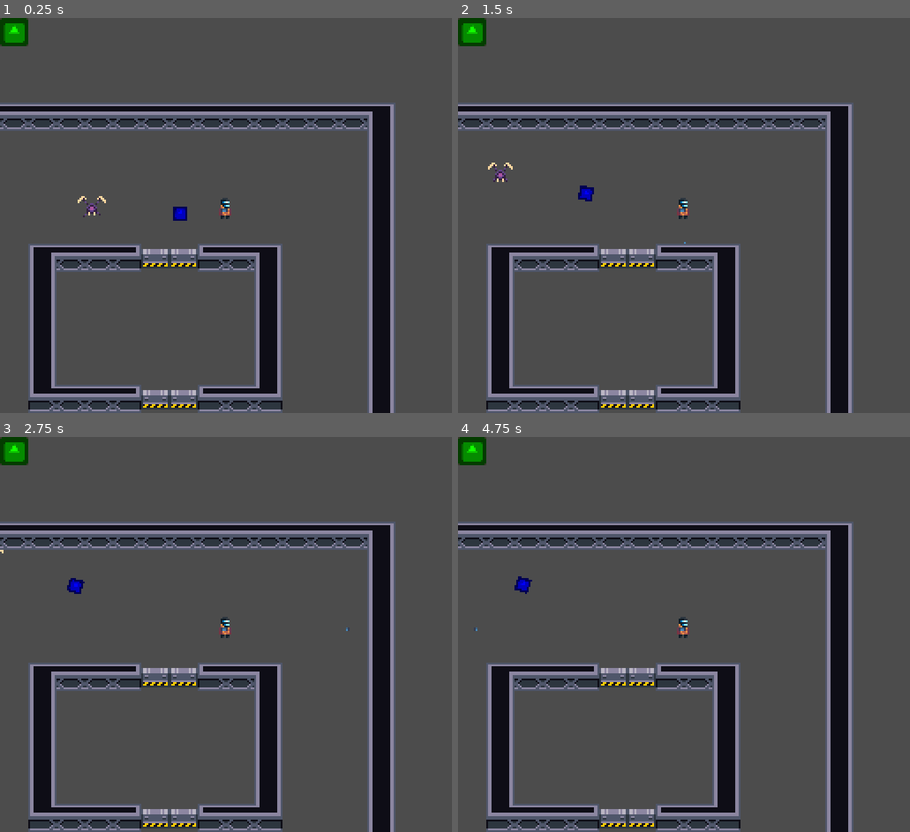
Above: before the commit, frames 1-4 (two rows, left to right).
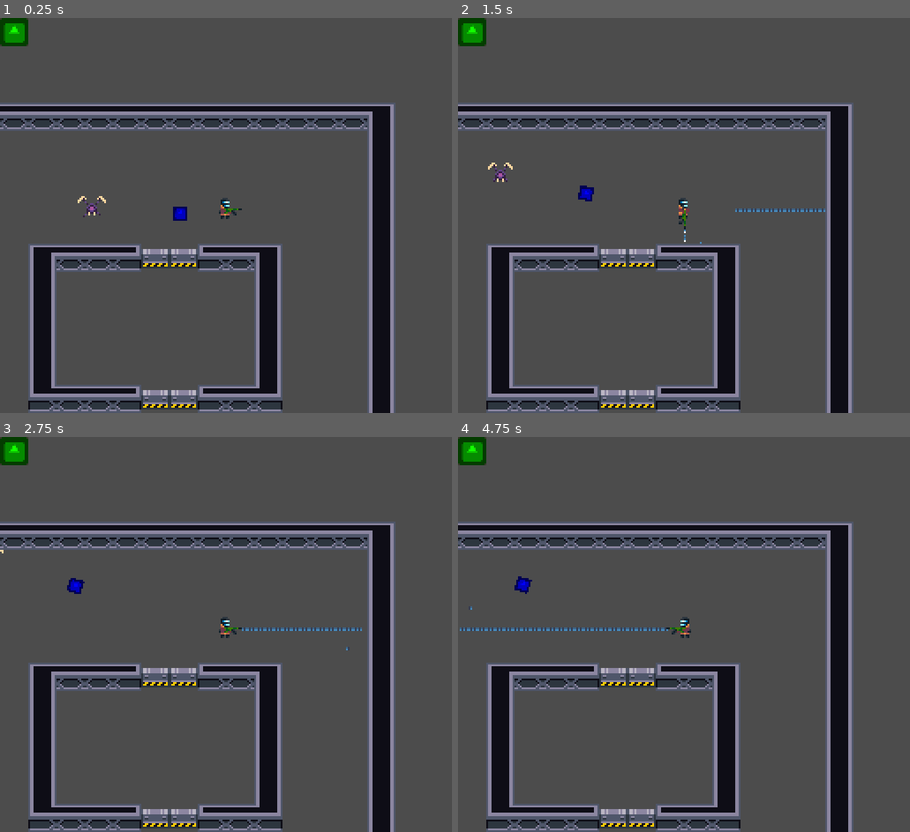
Above: after the commit, the same moments.

Repository: SpaceyLake/Abandon-Ship-LD50
Game: Godot game, scene res://TestWorld.tscn
Same seed, same stepped clock (60 frames per second), same inputs: the game is played once before the commit and once after it. The project has no main scene, so this scene is started directly. The engine's default icon, where the game draws it, is replaced by a stand-in: a white triangle on a blue panel in a dark square.
Inputs:
- Up to frame 1 (0.25 s): no input
- Up to frame 2 (1.5 s): hold Right (fire_right) 0.53-1.28 s; hold Down (fire_down) from 1.28 s (still down)
- Up to frame 3 (2.75 s): release Down (fire_down) at 2.03 s; hold Right (fire_right) from 2.03 s (still down)
- Up to frame 4 (4.75 s): release Right (fire_right) at 2.78 s; hold Up (fire_up) 2.78-3.53 s; tap Enter at 3.5 s; hold Left (fire_left) from 3.53 s (still down); tap Space at 4.25 s

The runs differ from the first frame. In frame 1, less than 0.1% of the frame differs, in the area x 48-54%, y 48-50%; in frame 2, 0.2%; in frame 3, 0.2%; in frame 4, 0.4%, in the area x 0-52%, y 42-51%.

Commit message:
Added Weapon Graphics

Diff:
--- a/Player/Player.gd
+++ b/Player/Player.gd
@@ -6,13 +6,17 @@
 const _max_health = 10
 var _health = 10
 var _input : Vector2 = Vector2.ZERO
+var _fire_input : Vector2 = Vector2.ZERO
 var _velocity : Vector2 = Vector2.ZERO
 export var _velocity_decrease = 0.85
 export var _movement_speed : int = 300
 export var _minimum_velocity : float = 0.01
 #export(Array, PackedScene) var weapons
 export var weapon : PackedScene
-onready var _current_weapon
+onready var _current_weapon = null
+
+onready var _sprite_default = preload("res://Sprites/Player/player_walk.png")
+onready var _sprite_holding = preload("res://Sprites/Player/player_walk_armless.png")
 
 func _ready():
 	Global._player = self
@@ -20,8 +24,12 @@
 	connect("health_changed", Global._UI, "_update_healthbar")
 	emit_signal("max_health_changed", _max_health)
 	emit_signal("health_changed", _health)
-	_current_weapon = Global.instance_node(weapon, $WeaponHoldPoint.global_position, self)
-	pass
+	_current_weapon = Global.instance_node(weapon, $WeaponHoldPoint.global_position, $WeaponHoldPoint)
+
+	if _current_weapon == null:
+		$Sprite.set_texture(_sprite_default)
+	else:
+		$Sprite.set_texture(_sprite_holding)
 
 func _physics_process(delta):
 	_input = Vector2(Input.get_action_strength("move_right") - Input.get_action_strength("move_left"),
@@ -32,18 +40,36 @@
 	if abs(_velocity.y) < _minimum_velocity: _velocity = Vector2(_velocity.x, 0)
 	_velocity = move_and_slide(_velocity, Vector2.ZERO, false)
 
-	if Input.is_action_just_pressed("fire_up"): _current_weapon._fire(Vector2.UP)
-	if Input.is_action_just_pressed("fire_down"): _current_weapon._fire(Vector2.DOWN)
-	if Input.is_action_just_pressed("fire_left"): _current_weapon._fire(Vector2.LEFT)
-	if Input.is_action_just_pressed("fire_right"): _current_weapon._fire(Vector2.RIGHT)
+	_fire_input = Vector2.ZERO
+	if Input.is_action_pressed("fire_up"):
+		_fire_input = Vector2.UP
+		_current_weapon._fire(_fire_input)
+	if Input.is_action_pressed("fire_down"):
+		_fire_input = Vector2.DOWN
+		_current_weapon._fire(_fire_input)
+	if Input.is_action_pressed("fire_left"):
+		_fire_input = Vector2.LEFT
+		_current_weapon._fire(_fire_input)
+	if Input.is_action_pressed("fire_right"):
+		_fire_input = Vector2.RIGHT
+		_current_weapon._fire(_fire_input)
 
 	#Animation
 	if _input == Vector2.ZERO:
 		$AnimationPlayer.play("Idle")
+		_current_weapon._set_animation(true, Vector2(_fire_input.x +_input.x*0.5, _fire_input.y))
 	else:
 		$AnimationPlayer.play("Walk")
-		if _input.x != 0:
-			$Sprite.flip_h = _input.x < 0
+		_current_weapon._set_animation(false, Vector2(_fire_input.x +_input.x*0.5, _fire_input.y))
+
+	if _fire_input.x != 0:
+		$Sprite.flip_h = _fire_input.x < 0
+		$WeaponHoldPoint.position.x = 2.5 * -sign(_fire_input.x)
+		_current_weapon._set_right(_fire_input.x > 0)
+	elif _input.x != 0:
+		$Sprite.flip_h = _input.x < 0
+		$WeaponHoldPoint.position.x = 2.5 * -sign(_input.x)
+		_current_weapon._set_right(_input.x > 0)
 
 func _exit_tree():
 	Global._player = null
--- a/Weapons/Weapon.gd
+++ b/Weapons/Weapon.gd
@@ -6,3 +6,23 @@
 func _fire(direction : Vector2):
 	var bullet_instance = Global.instance_node(bullet, mussle.global_position, Global._node_creation_parent)
 	bullet_instance._fire(direction)
+
+func _set_animation(idle : bool, dir : Vector2):
+	if dir.y < 0:
+		if idle:
+			$AnimationPlayer.play("Idle Up")
+		else:
+			$AnimationPlayer.play("Walk Up")
+	elif dir.y > 0:
+		if idle:
+			$AnimationPlayer.play("Idle Down")
+		else:
+			$AnimationPlayer.play("Walk Down")
+	else:
+		if idle:
+			$AnimationPlayer.play("Idle Side")
+		else:
+			$AnimationPlayer.play("Walk Side")
+
+func _set_right(right : bool):
+	scale.x = (2*int(right))-1
--- a/Weapons/Weapon.tscn
+++ b/Weapons/Weapon.tscn
@@ -1,18 +1,312 @@
-[gd_scene load_steps=4 format=2]
-
-[ext_resource path="res://icon.png" type="Texture" id=1]
+[gd_scene load_steps=11 format=2]
+
+[ext_resource path="res://Sprites/Weapons/weapon_rifle.png" type="Texture" id=1]
 [ext_resource path="res://Weapons/Weapon.gd" type="Script" id=2]
 [ext_resource path="res://Weapons/Bullet.tscn" type="PackedScene" id=3]
+
+[sub_resource type="Animation" id=1]
+resource_name = "Idle Down"
+length = 0.1
+loop = true
+tracks/0/type = "value"
+tracks/0/path = NodePath("Sprite:frame")
+tracks/0/interp = 1
+tracks/0/loop_wrap = true
+tracks/0/imported = false
+tracks/0/enabled = true
+tracks/0/keys = {
+"times": PoolRealArray( 0 ),
+"transitions": PoolRealArray( 1 ),
+"update": 1,
+"values": [ 12 ]
+}
+tracks/1/type = "value"
+tracks/1/path = NodePath("Sprite:position")
+tracks/1/interp = 1
+tracks/1/loop_wrap = true
+tracks/1/imported = false
+tracks/1/enabled = true
+tracks/1/keys = {
+"times": PoolRealArray( 0 ),
+"transitions": PoolRealArray( 1 ),
+"update": 1,
+"values": [ Vector2( 5, 3 ) ]
+}
+tracks/2/type = "value"
+tracks/2/path = NodePath("Mussle:position")
+tracks/2/interp = 1
+tracks/2/loop_wrap = true
+tracks/2/imported = false
+tracks/2/enabled = true
+tracks/2/keys = {
+"times": PoolRealArray( 0 ),
+"transitions": PoolRealArray( 1 ),
+"update": 1,
+"values": [ Vector2( 3, 11 ) ]
+}
+
+[sub_resource type="Animation" id=2]
+resource_name = "Idle Side"
+length = 0.1
+loop = true
+tracks/0/type = "value"
+tracks/0/path = NodePath("Sprite:frame")
+tracks/0/interp = 1
+tracks/0/loop_wrap = true
+tracks/0/imported = false
+tracks/0/enabled = true
+tracks/0/keys = {
+"times": PoolRealArray( 0 ),
+"transitions": PoolRealArray( 1 ),
+"update": 1,
+"values": [ 0 ]
+}
+tracks/1/type = "value"
+tracks/1/path = NodePath("Mussle:position")
+tracks/1/interp = 1
+tracks/1/loop_wrap = true
+tracks/1/imported = false
+tracks/1/enabled = true
+tracks/1/keys = {
+"times": PoolRealArray( 0 ),
+"transitions": PoolRealArray( 1 ),
+"update": 1,
+"values": [ Vector2( 12, 0 ) ]
+}
+tracks/2/type = "value"
+tracks/2/path = NodePath("Sprite:position")
+tracks/2/interp = 1
+tracks/2/loop_wrap = true
+tracks/2/imported = false
+tracks/2/enabled = true
+tracks/2/keys = {
+"times": PoolRealArray( 0 ),
+"transitions": PoolRealArray( 1 ),
+"update": 1,
+"values": [ Vector2( 5, -3 ) ]
+}
+
+[sub_resource type="Animation" id=3]
+resource_name = "Idle Up"
+length = 0.1
+tracks/0/type = "value"
+tracks/0/path = NodePath("Sprite:frame")
+tracks/0/interp = 1
+tracks/0/loop_wrap = true
+tracks/0/imported = false
+tracks/0/enabled = true
+tracks/0/keys = {
+"times": PoolRealArray( 0 ),
+"transitions": PoolRealArray( 1 ),
+"update": 1,
+"values": [ 6 ]
+}
+tracks/1/type = "value"
+tracks/1/path = NodePath("Sprite:position")
+tracks/1/interp = 1
+tracks/1/loop_wrap = true
+tracks/1/imported = false
+tracks/1/enabled = true
+tracks/1/keys = {
+"times": PoolRealArray( 0 ),
+"transitions": PoolRealArray( 1 ),
+"update": 1,
+"values": [ Vector2( 4, -5 ) ]
+}
+tracks/2/type = "value"
+tracks/2/path = NodePath("Mussle:position")
+tracks/2/interp = 1
+tracks/2/loop_wrap = true
+tracks/2/imported = false
+tracks/2/enabled = true
+tracks/2/keys = {
+"times": PoolRealArray( 0 ),
+"transitions": PoolRealArray( 1 ),
+"update": 1,
+"values": [ Vector2( 0, -12 ) ]
+}
+
+[sub_resource type="Animation" id=4]
+length = 0.001
+tracks/0/type = "value"
+tracks/0/path = NodePath("Sprite:frame")
+tracks/0/interp = 1
+tracks/0/loop_wrap = true
+tracks/0/imported = false
+tracks/0/enabled = true
+tracks/0/keys = {
+"times": PoolRealArray( 0 ),
+"transitions": PoolRealArray( 1 ),
+"update": 0,
+"values": [ 0 ]
+}
+tracks/1/type = "value"
+tracks/1/path = NodePath("Mussle:position")
+tracks/1/interp = 1
+tracks/1/loop_wrap = true
+tracks/1/imported = false
+tracks/1/enabled = true
+tracks/1/keys = {
+"times": PoolRealArray( 0 ),
+"transitions": PoolRealArray( 1 ),
+"update": 0,
+"values": [ Vector2( 12, 0 ) ]
+}
+tracks/2/type = "value"
+tracks/2/path = NodePath("Sprite:position")
+tracks/2/interp = 1
+tracks/2/loop_wrap = true
+tracks/2/imported = false
+tracks/2/enabled = true
+tracks/2/keys = {
+"times": PoolRealArray( 0 ),
+"transitions": PoolRealArray( 1 ),
+"update": 0,
+"values": [ Vector2( 5, -3 ) ]
+}
+
+[sub_resource type="Animation" id=5]
+resource_name = "Walk Down"
+length = 0.6
+loop = true
+tracks/0/type = "value"
+tracks/0/path = NodePath("Sprite:frame")
+tracks/0/interp = 1
+tracks/0/loop_wrap = true
+tracks/0/imported = false
+tracks/0/enabled = true
+tracks/0/keys = {
+"times": PoolRealArray( 0, 0.1, 0.2, 0.3, 0.4, 0.5 ),
+"transitions": PoolRealArray( 1, 1, 1, 1, 1, 1 ),
+"update": 1,
+"values": [ 12, 13, 14, 15, 16, 17 ]
+}
+tracks/1/type = "value"
+tracks/1/path = NodePath("Sprite:position")
+tracks/1/interp = 1
+tracks/1/loop_wrap = true
+tracks/1/imported = false
+tracks/1/enabled = true
+tracks/1/keys = {
+"times": PoolRealArray( 0 ),
+"transitions": PoolRealArray( 1 ),
+"update": 0,
+"values": [ Vector2( 5, 3 ) ]
+}
+tracks/2/type = "value"
+tracks/2/path = NodePath("Mussle:position")
+tracks/2/interp = 1
+tracks/2/loop_wrap = true
+tracks/2/imported = false
+tracks/2/enabled = true
+tracks/2/keys = {
+"times": PoolRealArray( 0, 0.2, 0.3, 0.5 ),
+"transitions": PoolRealArray( 1, 1, 1, 1 ),
+"update": 0,
+"values": [ Vector2( 3, 11 ), Vector2( 3, 10 ), Vector2( 3, 11 ), Vector2( 3, 10 ) ]
+}
+
+[sub_resource type="Animation" id=6]
+resource_name = "Walk Side"
+length = 0.6
+loop = true
+tracks/0/type = "value"
+tracks/0/path = NodePath("Sprite:frame")
+tracks/0/interp = 1
+tracks/0/loop_wrap = true
+tracks/0/imported = false
+tracks/0/enabled = true
+tracks/0/keys = {
+"times": PoolRealArray( 0, 0.1, 0.2, 0.3, 0.4, 0.5 ),
+"transitions": PoolRealArray( 1, 1, 1, 1, 1, 1 ),
+"update": 1,
+"values": [ 0, 1, 2, 3, 4, 5 ]
+}
+tracks/1/type = "value"
+tracks/1/path = NodePath("Sprite:position")
+tracks/1/interp = 1
+tracks/1/loop_wrap = true
+tracks/1/imported = false
+tracks/1/enabled = true
+tracks/1/keys = {
+"times": PoolRealArray( 0 ),
+"transitions": PoolRealArray( 1 ),
+"update": 1,
+"values": [ Vector2( 5, -3 ) ]
+}
+tracks/2/type = "value"
+tracks/2/path = NodePath("Mussle:position")
+tracks/2/interp = 1
+tracks/2/loop_wrap = true
+tracks/2/imported = false
+tracks/2/enabled = true
+tracks/2/keys = {
+"times": PoolRealArray( 0, 0.1, 0.2, 0.3, 0.4, 0.5 ),
+"transitions": PoolRealArray( 1, 1, 1, 1, 1, 1 ),
+"update": 1,
+"values": [ Vector2( 12, 0 ), Vector2( 11, 0 ), Vector2( 11, -1 ), Vector2( 12, 0 ), Vector2( 13, 0 ), Vector2( 13, -1 ) ]
+}
+
+[sub_resource type="Animation" id=7]
+resource_name = "Walk Up"
+length = 0.6
+loop = true
+tracks/0/type = "value"
+tracks/0/path = NodePath("Sprite:frame")
+tracks/0/interp = 1
+tracks/0/loop_wrap = true
+tracks/0/imported = false
+tracks/0/enabled = true
+tracks/0/keys = {
+"times": PoolRealArray( 0, 0.1, 0.2, 0.3, 0.4, 0.5 ),
+"transitions": PoolRealArray( 1, 1, 1, 1, 1, 1 ),
+"update": 1,
+"values": [ 6, 7, 8, 9, 10, 11 ]
+}
+tracks/1/type = "value"
+tracks/1/path = NodePath("Sprite:position")
+tracks/1/interp = 1
+tracks/1/loop_wrap = true
+tracks/1/imported = false
+tracks/1/enabled = true
+tracks/1/keys = {
+"times": PoolRealArray( 0 ),
+"transitions": PoolRealArray( 1 ),
+"update": 1,
+"values": [ Vector2( 4, -5 ) ]
+}
+tracks/2/type = "value"
+tracks/2/path = NodePath("Mussle:position")
+tracks/2/interp = 1
+tracks/2/loop_wrap = true
+tracks/2/imported = false
+tracks/2/enabled = true
+tracks/2/keys = {
+"times": PoolRealArray( 0, 0.2, 0.3, 0.5 ),
+"transitions": PoolRealArray( 1, 1, 1, 1 ),
+"update": 1,
+"values": [ Vector2( 0, -12 ), Vector2( 0, -13 ), Vector2( 0, -12 ), Vector2( 0, -13 ) ]
+}
 
 [node name="Weapon" type="Node2D"]
 z_index = 1000
 script = ExtResource( 2 )
 bullet = ExtResource( 3 )
 
-[node name="Icon" type="Sprite" parent="."]
-position = Vector2( 1.5, 0 )
-scale = Vector2( 0.05, 0.025 )
+[node name="Sprite" type="Sprite" parent="."]
+position = Vector2( 5, -3 )
 texture = ExtResource( 1 )
+hframes = 6
+vframes = 3
 
 [node name="Mussle" type="Node2D" parent="."]
-position = Vector2( 3, 0 )
+position = Vector2( 12, 0 )
+
+[node name="AnimationPlayer" type="AnimationPlayer" parent="."]
+"anims/Idle Down" = SubResource( 1 )
+"anims/Idle Side" = SubResource( 2 )
+"anims/Idle Up" = SubResource( 3 )
+anims/RESET = SubResource( 4 )
+"anims/Walk Down" = SubResource( 5 )
+"anims/Walk Side" = SubResource( 6 )
+"anims/Walk Up" = SubResource( 7 )
Binary file added: Sprites/Player/player_walk_armless.png
Not shown, added: Sprites/Player/player_walk_armless.png.import
Binary file added: Sprites/Weapons/weapon_rifle.png
Not shown, added: Sprites/Weapons/weapon_rifle.png.import
